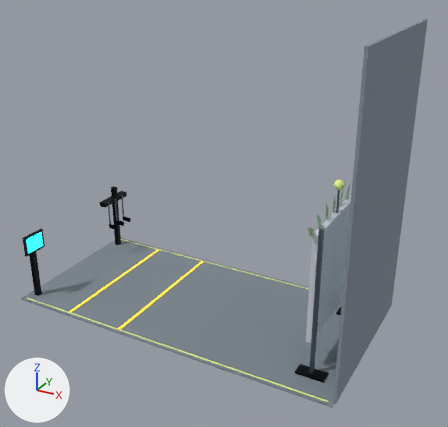
What one commit did to the glTF model godot/assets/models/tt_axe_bay.glb.
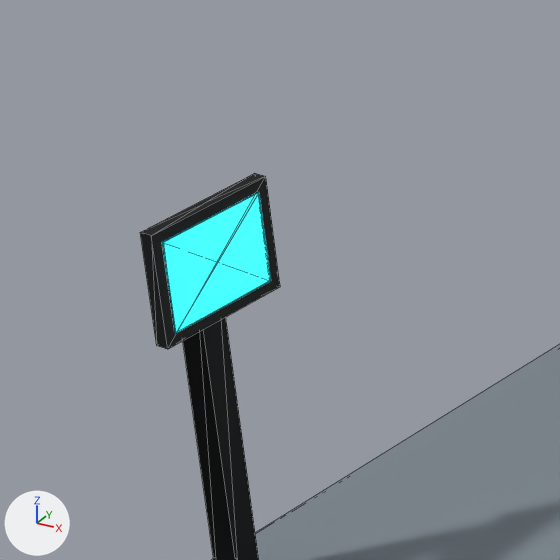
There are two pictures of each version: one whole from a 50 mm lens placed at (5.6, -9.31, 6.78), pointed at (0.51, -0.05, 2.15), one close up on the part from 0% to 20% of the width and 47% to 68% of the height. Lighting does not change. The marker at lower left points along +X, +Y and +Z. The older version's two pictures come first. The close-ups show mesh edges as thin lines. Objects named as collision shapes, trigger or cutter boxes, shadow casters or lower levels of detail are left out.

In view in the first close-up: 'Floor_Mat', 'Tablet', 'Tablet_Post', 'Tablet_Screen'.
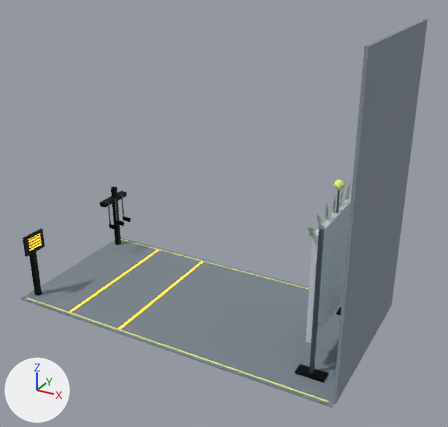
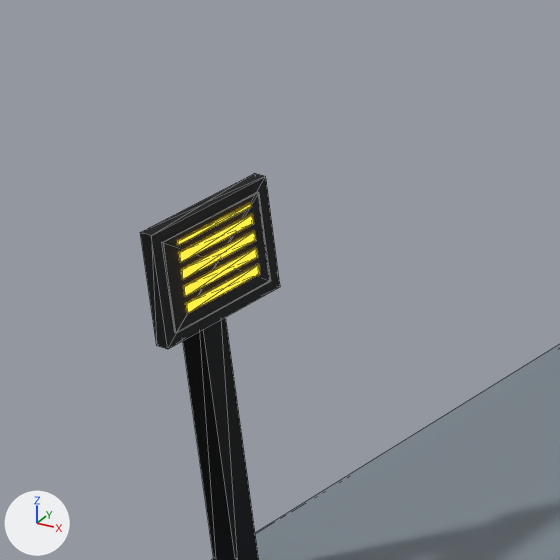
Edits to the bpy script that builds the scene:
```text
Change me_tablet_screen:
    where me_tablet_screen.from_pydata(...)  # 10 vertices, 16 faces; spans x -3.103..-3.097, y -1.558..-1.138, z 1.09..1.41
    remove me_tablet_screen.materials.append(mat_tt_cyanled)  # cyan #00f4ff, glowing cyan #00f3ff
    add me_tablet_screen.materials.append(mat_tt_carbonslate)
Add me_tablet_ticker:
    me_tablet_ticker.from_pydata([(-3.087, -1.508, 1.38), (-3.087, -1.508, 1.395), (-3.093, -1.508, 1.38), (-3.093, -1.508, 1.395), (-3.093, -1.188, 1.38), (-3.093, -1.188, 1.395), (-3.087, -1.188, 1.38), (-3.087, -1.188, 1.395), (-3.09, -1.348, 1.38), (-3.09, -1.348, 1.395)], [], [(0, 1, 2), (2, 1, 3), (2, 3, 4), (4, 3, 5), (4, 5, 6), (6, 5, 7), (6, 7, 0), (0, 7, 1), (8, 2, 0), (8, 4, 2), (8, 6, 4), (8, 0, 6), (9, 1, 3), (9, 3, 5), (9, 5, 7), (9, 7, 1)])
    me_tablet_ticker.materials.append(mat_tt_amberled)  # yellow #ffc900, glowing yellow #ffc900
Add me_tablet_rows:
    me_tablet_rows.from_pydata(...)  # 40 vertices, 64 faces; spans x -3.093..-3.087, y -1.508..-1.188, z 1.14..1.355
    me_tablet_rows.materials.append(mat_tt_amberled)  # yellow #ffc900, glowing yellow #ffc900
Add ob_tablet_ticker:
    ob_tablet_ticker = bpy.data.objects.new('Tablet_Ticker', me_tablet_ticker)
    ob_tablet_ticker.location = (0.0, 0.0, 0.0)
Add ob_tablet_rows:
    ob_tablet_rows = bpy.data.objects.new('Tablet_Rows', me_tablet_rows)
    ob_tablet_rows.location = (0.0, 0.0, 0.0)
```

What differs and where, as boxes [x1, y1, x2, y2] in the close-ups (560 x 560 px):
'Tablet_Screen', recoloured (darker)
    both: [162, 192, 271, 333]
'Tablet_Rows', added (yellow)
    after: [178, 214, 260, 313]
'Tablet_Ticker', added
    after: [177, 203, 252, 246]
